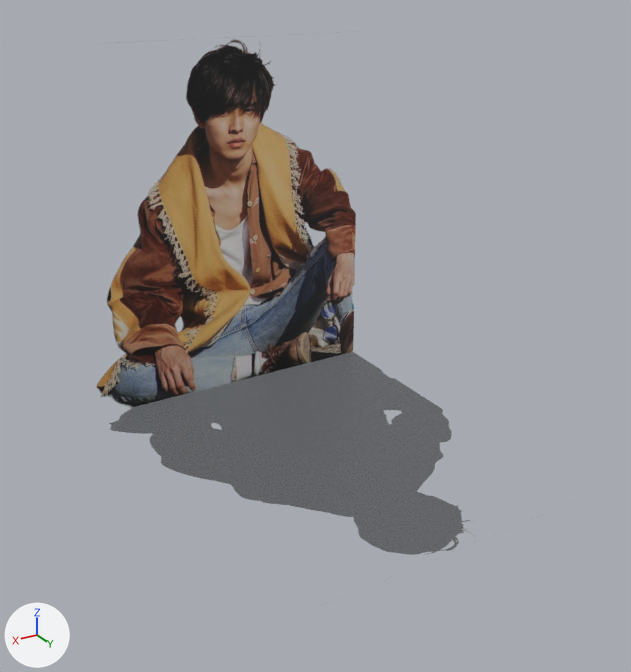
The glTF model article/gltf/kento_yamazaki/10.gltf: old version first, new version second.
Before and after are seen from a camera (50 mm lens) standing at (2.06, 3.39, 2.37) and looking at (0.08, 0.09, 0.72). The lights are fixed; the arrows at lower left show +X, +Y and +Z.

The first picture shows '平面', '平面.001'.
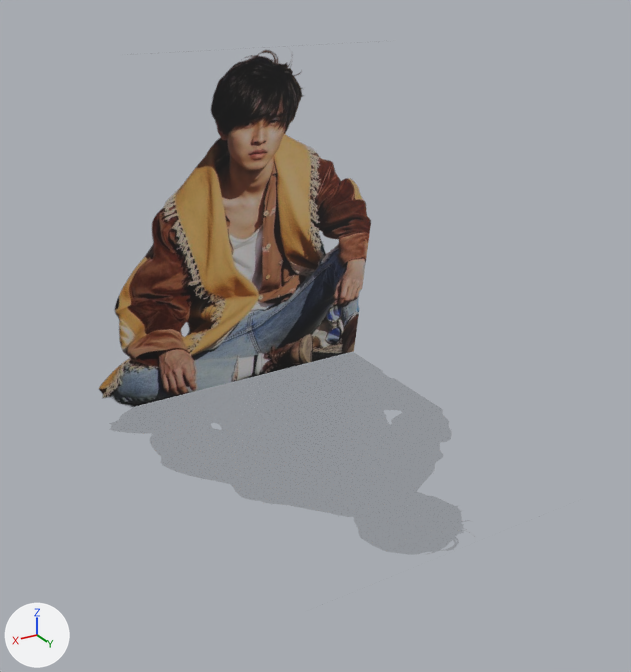
The newer file is also turned or shifted as a whole; pictures and numbers use the older file's frame.

Where the change shows, as pixel boxes (x1, y1, x2, y2) in the pictures (631 x 672 px):
'平面.001', moved, turned
    before: (97, 40, 356, 408)
    after: (99, 50, 371, 407)
'平面', surface changed
    both: (110, 352, 469, 555)

What changed in the scene script:
```text
Add img_10_xs_1:
    img_10_xs_1 = load_image('10-xs-1', '_unpacked/10-xs-1', 800, 800, 'sRGB')
Change mat_マテリアル:
    mat_マテリアル.texture: img_10_xs -> img_10_xs_1  # with its transparency
Change ob_平面_001:
    ob_平面_001.location: (0.0, -1.0, 1.0) -> (0.0, -0.82, 0.99)
    ob_平面_001.rotation_euler: (1.571, 0.0, 0.0) -> (1.396, 0.0, 0.0)  # degrees (90, 0, 0) -> degrees (80, 0, 0)
```
